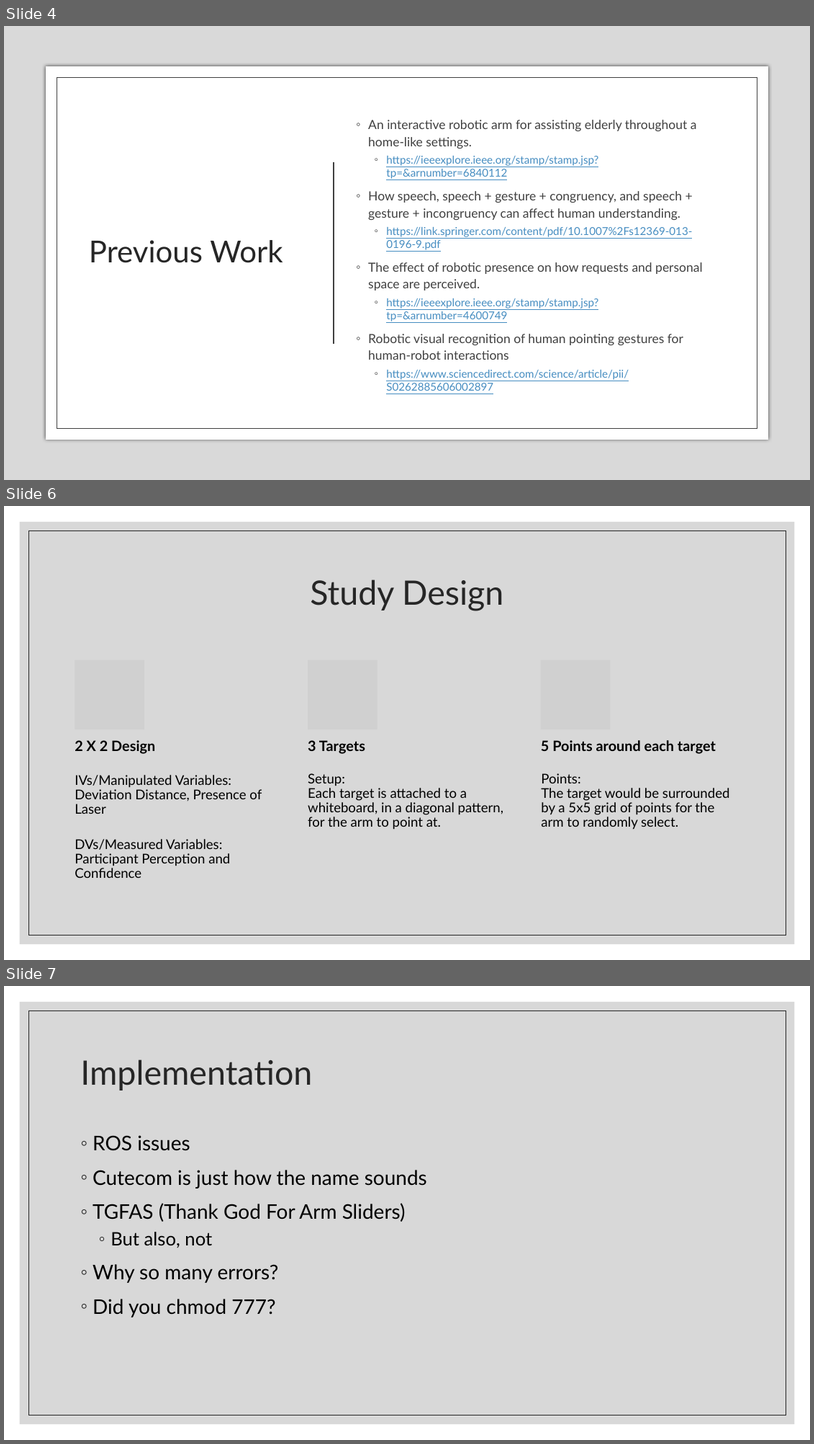
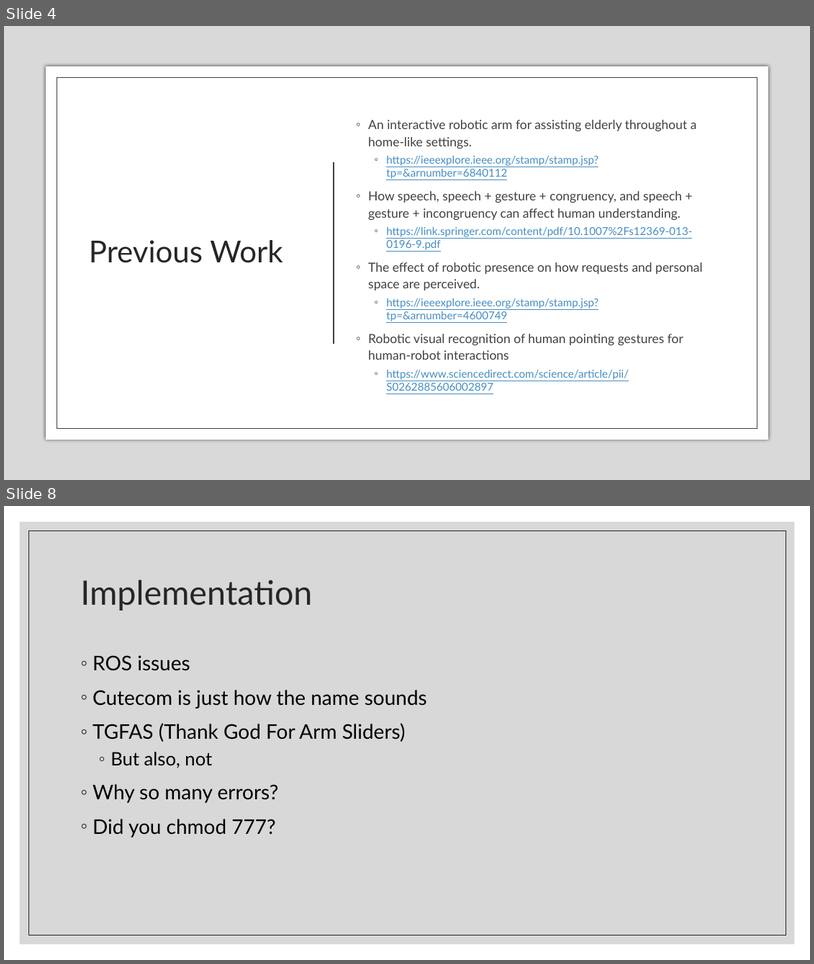
Before and after one commit to liquatics/outofhand, a slide deck: Docs/Final Presentation.pptx. Shown one above the other, each under a label of ours: slides 4, 6 and 7 before the commit, slides 4 and 8 after it; the slides between them are not shown. The pictures are 814x1444 and 814x964 pixels, drawn with LibreOffice and Linux fonts; fonts in the diff are those of the drawing; grey boxes stand for pictures; background and template pictures are left out. Boxes give left, top, right and bottom in pixels: in the first picture for what was removed or moved away, otherwise in the second. Text is boxed around its words. In the diff, an @@ line names an element or a change of style, - is before the commit and + after.

```diff
--- a/Docs/Final Presentation.pptx
+++ b/Docs/Final Presentation.pptx
@@ slide 6 removed at (x1=4, y1=506, x2=810, y2=960), background #FFFFFF; not listed: 2 template elements that a slide beside it also shows @@
@@ title removed at (x1=310, y1=579, x2=504, y2=611) @@
-Study Design
@@ group removed at (x1=75, y1=660, x2=716, y2=878): 4 texts, 3 pictures @@
-2 X 2 Design
-IVs/Manipulated Variables: Deviation Distance, Presence of Laser
-DVs/Measured Variables: Participant Perception and Confidence
-3 Targets
-5 Points around each target
@@ text removed at (x1=308, y1=773, x2=504, y2=829) @@
-Setup:
-Each target is attached to a whiteboard, in a diagonal pattern, for the arm to point at.
@@ text removed at (x1=541, y1=773, x2=730, y2=829) @@
-Points:
-The target would be surrounded by a 5x5 grid of points for the arm to randomly select.
@@ what was slide 7 is now slide 8 @@
```
Also in this commit, not shown: 1 slide changed, 2 slides added, 3 other files.
